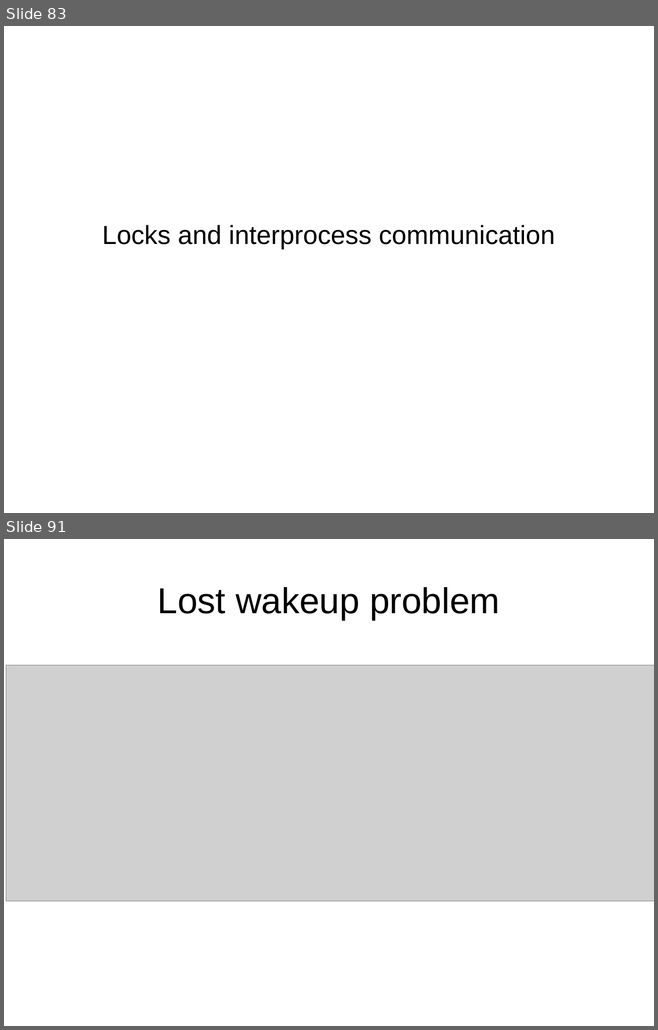
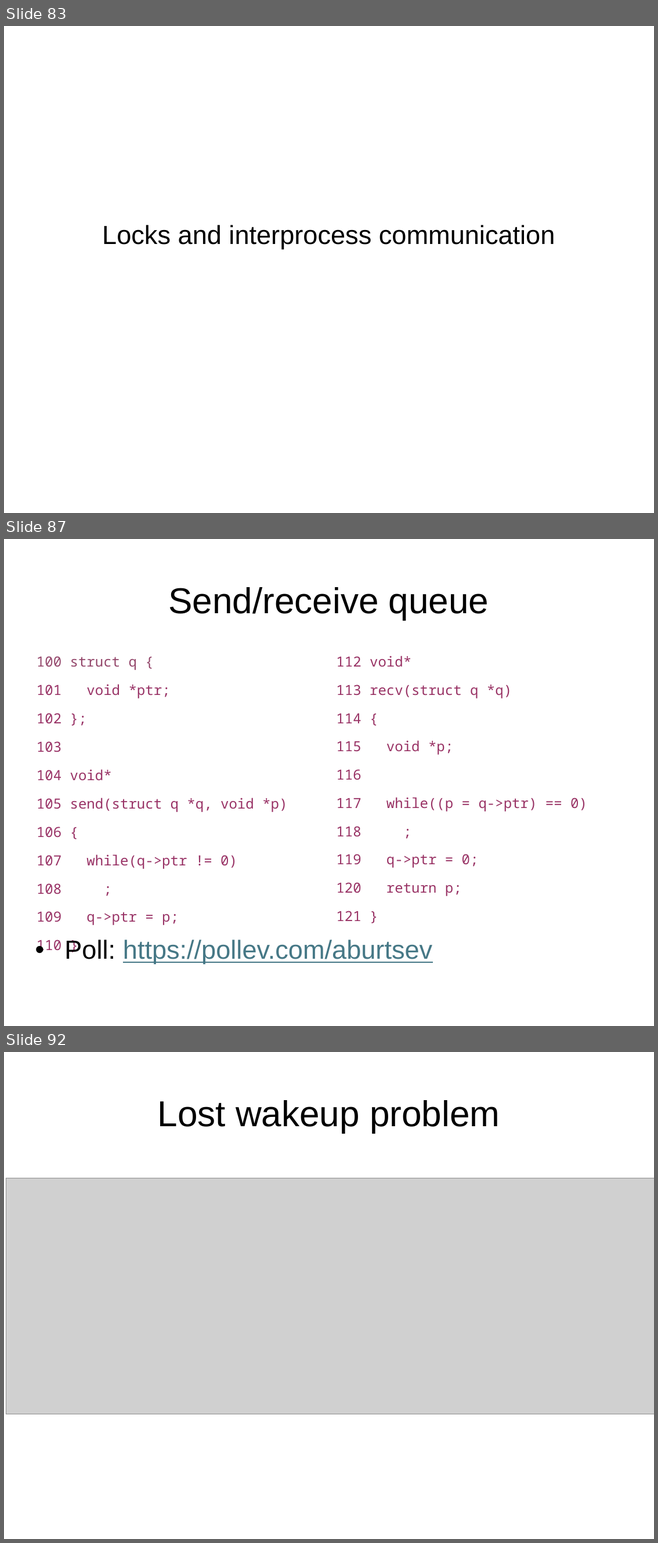
Before and after one commit to antonburtsev/cs5460, a slide deck: lectures/lecture12-synchronization/lecture12-synchronization.pptx. Shown one above the other, each under a label of ours: slides 83 and 91 before the commit, slides 83, 87 and 92 after it; the slides between them are not shown. The pictures are 658x1030 and 658x1543 pixels, drawn with LibreOffice and Linux fonts; fonts in the diff are those of the drawing; grey boxes stand for pictures. Boxes give left, top, right and bottom in pixels: in the first picture for what was removed or moved away, otherwise in the second. Text is boxed around its words. In the diff, an @@ line names an element or a change of style, - is before the commit and + after.

```diff
--- a/lectures/lecture12-synchronization/lecture12-synchronization.pptx
+++ b/lectures/lecture12-synchronization/lecture12-synchronization.pptx
@@ slide 87 added at (4,539,654,1026), background #FFFFFF @@
@@ title added at (169,587,489,620), 44 pt, text #000000 @@
+Send/receive queue
@@ text added at (36,656,287,925), 17.1 pt, text #993366 @@
+100 struct q {
+101 void *ptr;
+102 };
+103
+104 void*
+105 send(struct q *q, void *p)
+106 {
+107 while(q->ptr != 0)
+108 ;
+109 q->ptr = p;
+110 }
@@ text added at (336,656,587,921), 17 pt, text #993365 @@
+112 void*
+113 recv(struct q *q)
+114 {
+115 void *p;
+116
+117 while((p = q->ptr) == 0)
+118 ;
+119 q->ptr = 0;
+120 return p;
+121 }
@@ text added at (64,940,432,964), 32 pt, text #467886, underline @@
+  • Poll: https://pollev.com/aburtsev
@@ what was slide 91 is now slide 92 @@
```
Also in this commit, not shown: 13 slides changed, 4 other files.
